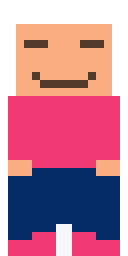
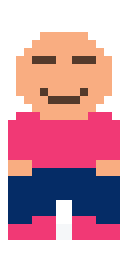
Before/after of a 128px x 256px layered artwork. What changed in the layer stack:
painted on "Face / Hands / Shoes" over [8, 40, 120, 256]
painted on "Legs", unmasked it over [8, 200, 120, 256]
moved "Head" above "Torso", painted on it, unmasked it over [16, 24, 112, 120]
painted on "Torso", unmasked it over [8, 96, 120, 120]
